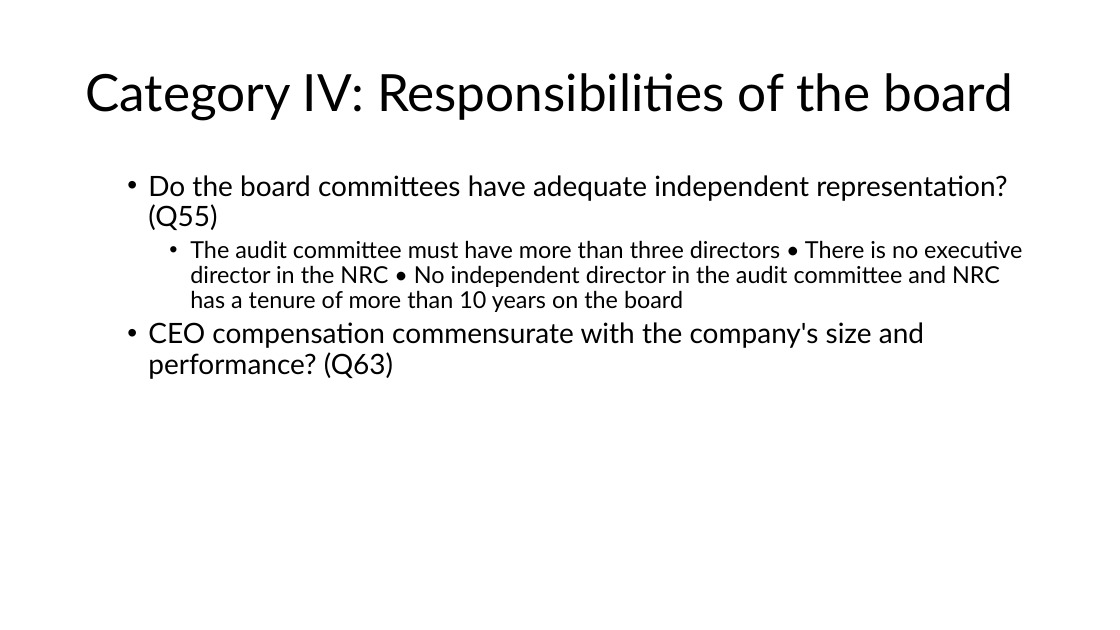
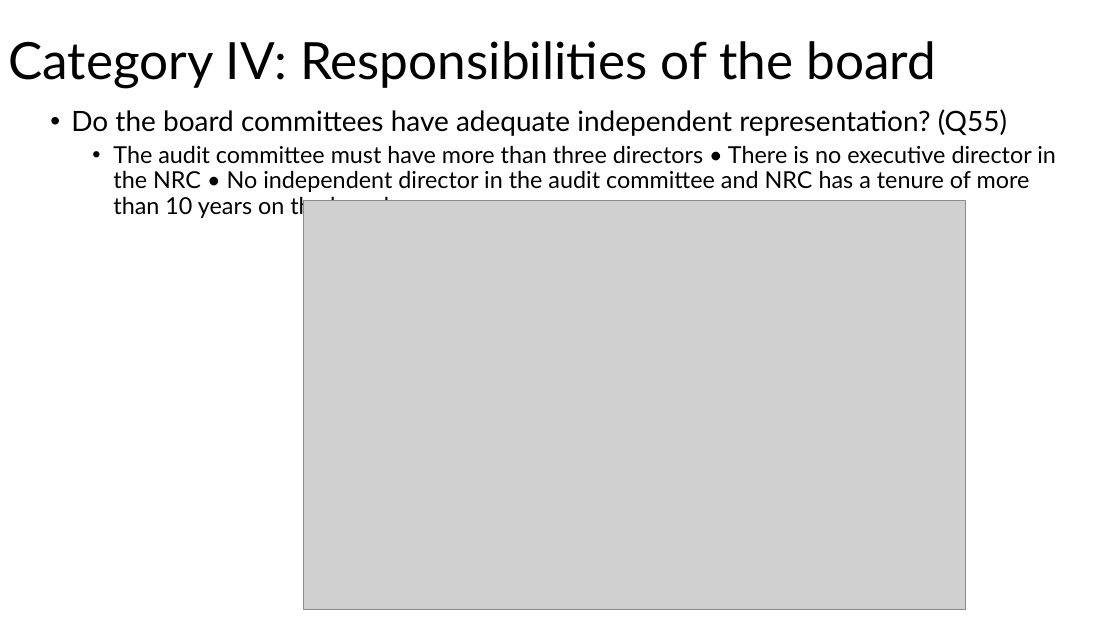
Before and after one commit to Monzero/AgentMADS, a slide deck: slide 24 of Governance risk framework.pptx (slide 10 before the commit). Drawn at 1120x630 pixels with LibreOffice and Linux fonts; fonts in the diff are those of the drawing; grey boxes stand for pictures. Boxes give left, top, right and bottom in pixels: in the first picture for what was removed or moved away, otherwise in the second. Text is boxed around its words. In the diff, an @@ line names an element or a change of style, - is before the commit and + after.

```diff
--- a/Governance risk framework.pptx
+++ b/Governance risk framework.pptx
@@ title "Category IV: Responsibilities of the ...": place and size @@
-title "Category IV: Responsibilities of the ..." at <box>85,73,1014,120</box>
+title "Category IV: Responsibilities of the ..." at <box>8,41,937,89</box>
@@ text "Do the board committees have ...": place and size @@
-text "Do the board committees have ..." at <box>148,175,1022,379</box>
+text "Do the board committees have ..." at <box>71,109,1056,219</box>
@@ picture added at <box>303,201,966,609</box> @@
@@ text at <box>148,322,924,379</box>: paragraph removed @@
-  • CEO compensation commensurate with the company's size and performance? (Q63)
```
Also in this commit, not shown: 8 other slides changed, 15 slides added.
